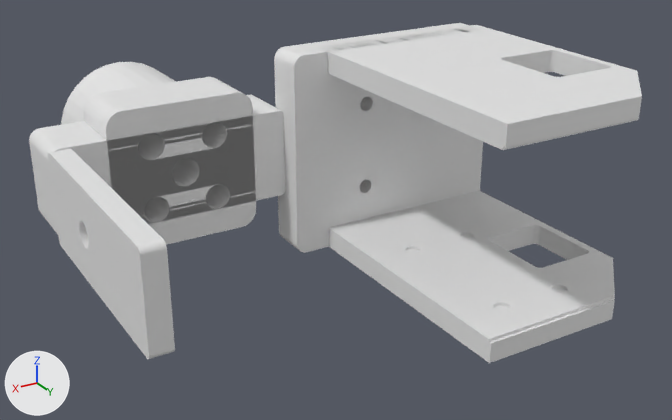
One commit to the OBJ model sim/model/meshes_kitoru_v20/vis_R_hip_yaw_link_c333d52.obj: the scene before it, then after it.
Rendered twice from a 50 mm lens placed at (54.5, 152.5, 56.7), pointed at (-21.3, 26.2, -6.4). Arrows for +X, +Y and +Z are at lower left; the lights stay in place. The first picture is the older version. Where no turn or scale is listed for an object, it has been applied to the vertices.

Names of what the first picture shows: 'vis_R_hip_yaw_link_c333d52'.
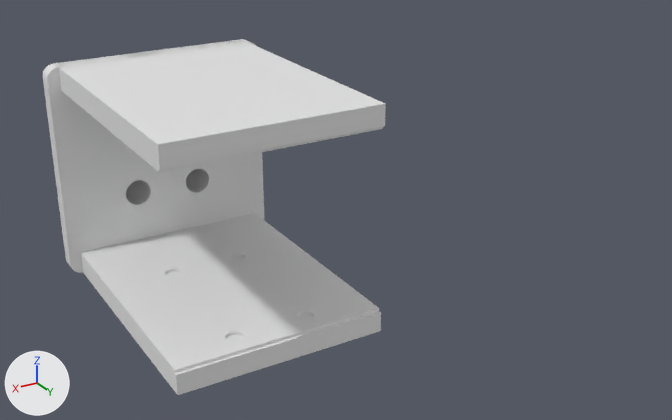
Where the change shows, as pixel boxes (x1, y1, x2, y2) in the pictures (672 x 420 px; the box of a moved part takes in the faces that stretch with it):
'vis_R_hip_yaw_link_c333d52', reshaped (44% narrower): before (29, 23, 642, 363); after (43, 39, 386, 395)
part 1 of me_vis_r_hip_yaw_link_c333d52, added: after (81, 213, 381, 395)
part 2 of me_vis_r_hip_yaw_link_c333d52, added: after (57, 40, 386, 172)
part 3 of me_vis_r_hip_yaw_link_c333d52, deleted: before (329, 191, 615, 363)
part 4 of me_vis_r_hip_yaw_link_c333d52, deleted: before (318, 25, 642, 150)
part 5 of me_vis_r_hip_yaw_link_c333d52, deleted: before (274, 23, 483, 253)
part 6 of me_vis_r_hip_yaw_link_c333d52, deleted: before (48, 149, 175, 359)
part 7 of me_vis_r_hip_yaw_link_c333d52, moved or reshaped: before (29, 77, 285, 245); after (43, 39, 264, 273)

The change in detail:
me_vis_r_hip_yaw_link_c333d52 is used by ob_vis_r_hip_yaw_link_c333d52; location (0.0, 0.0, 0.0).
me_vis_r_hip_yaw_link_c333d52 had 4200 vertices, 7654 faces and spanned x -61.5..22.5, y -19.1..63.0, z -18.5..18.5.
me_vis_r_hip_yaw_link_c333d52 now has 2964 vertices, 5634 faces and spans x -19.0..19.0, y -19.1..47.0, z -18.5..18.5.
me_vis_r_hip_yaw_link_c333d52 part 1: a new loose piece of 700 vertices spanning x -17.0..17.0, y 0.0..47.0, z -18.5..-14.7.
me_vis_r_hip_yaw_link_c333d52 part 2: a new loose piece of 700 vertices spanning x -17.0..17.0, y 0.0..47.0, z 14.7..18.5.
me_vis_r_hip_yaw_link_c333d52 part 3: the loose piece of 854 vertices spanning x -61.5..-25.7, y 12.0..63.0, z -18.5..-14.7 is deleted.
me_vis_r_hip_yaw_link_c333d52 part 4: the loose piece of 854 vertices spanning x -61.5..-25.7, y 12.0..63.0, z 14.7..18.5 is deleted.
me_vis_r_hip_yaw_link_c333d52 part 5: the loose piece of 336 vertices spanning x -61.5..-19.0, y 9.0..16.3, z -18.5..18.5 is deleted.
me_vis_r_hip_yaw_link_c333d52 part 6: the loose piece of 204 vertices spanning x 19.0..22.5, y 12.0..53.0, z -8.0..8.0 is deleted.
me_vis_r_hip_yaw_link_c333d52 part 7: 28 vertices moved from x -5.2..5.2, y 12.0, z -5.2..5.2 to x -5.2..5.2, y 3.0, z -5.2..5.2; 796 vertices removed from x -20.0..22.5, y 0.0..12.0, z -12.5..12.5; 408 vertices added at x -19.0..19.0, y 0.0..3.0, z -18.5..18.5.
